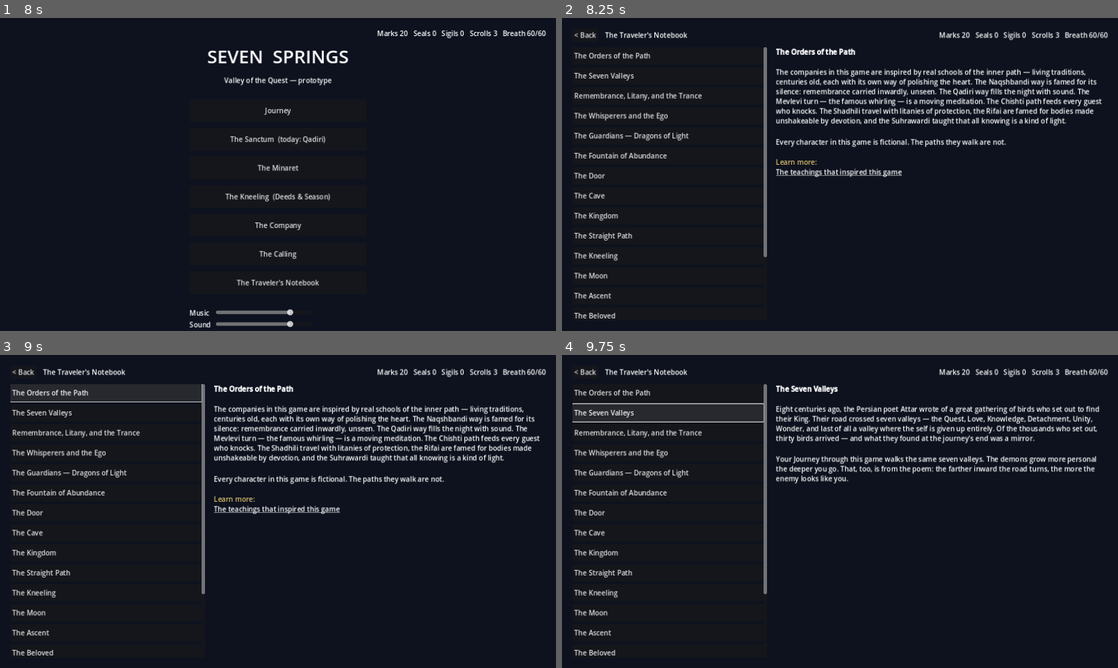
Above: before the commit, frames 1-4 (two rows, left to right).
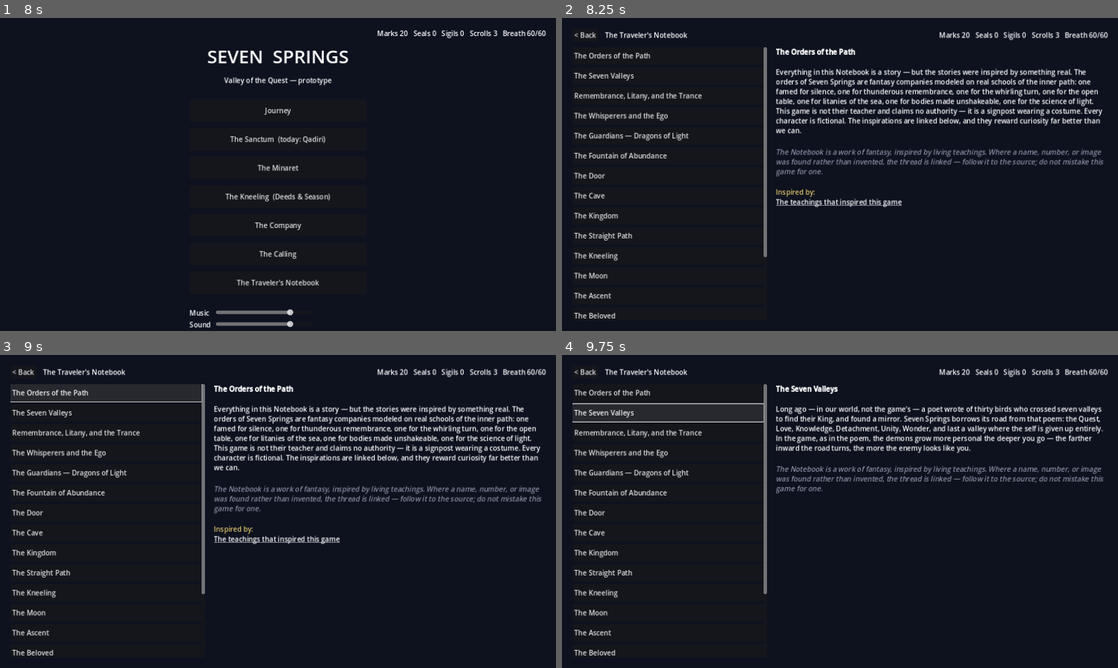
Above: after the commit, the same moments.

Repository: Muhammadan92/SufiGacha
Game: Godot game, scene res://scenes/main.tscn
Two runs of this game, one before a commit and one after it. Both use one fixed random seed, a clock stepped at 60 frames per second and the inputs below.
Inputs:
- Up to frame 1 (8 s): click "Journey" at 0.5 s; click "The Sanctum (today: Qadiri)" at 1.25 s; click "The Minaret" at 2 s; click "The Kneeling (Deeds & Season)" at 2.75 s; click "The Company" at 3.5 s; click "The Calling" at 4.25 s; click "Buy" at 5 s; click "Buy" at 5.75 s; click "Buy" at 6.5 s; click "< Back" at 7.25 s
- Up to frame 2 (8.25 s): click "The Traveler's Notebook" at 8 s
- Up to frame 3 (9 s): click "The Orders of the Path" at 8.75 s
- Up to frame 4 (9.75 s): click "The Seven Valleys" at 9.5 s

Frame 1 is identical in both runs. In frame 2, 7.1% of the frame differs, in the area x 38-98%, y 16-61%; in frame 3, 7.1%; in frame 4, 5.6%.

Commit message:
STRICT lore caveat: inspired-by framing, fantasy voice, structural enforcement
Per decision (GDD 1.1): the game is never a teaching authority — lore
creates curiosity that sends players to the source, it does not teach.
- Every Notebook page now auto-renders the caveat ('a work of fantasy,
  inspired by living teachings... follow the thread to the source; do not
  mistake this game for one') and sources are labeled 'Inspired by' —
  enforced in the codex screen, not per-entry discipline
- All 18 entries rewritten into abstract in-world fantasy voice ('it is
  told', 'the wayfarers of this world', 'the old songs') — no doctrinal
  assertions; numbers and images presented as found, not taught
- One bridge entry (The Orders of the Path) states the inspired-by
  relationship plainly: 'a signpost wearing a costume'
- Policy recorded in GDD 1.1 as a structural rule

Co-Authored-By: Claude Fable 5 <noreply@anthropic.com>

Diff:
--- a/data/codex/moon_01.tres
+++ b/data/codex/moon_01.tres
@@ -7,5 +7,5 @@
 id = &"moon_01"
 title = "The Door"
 order_index = 10
-body = "The year begins in restraint. The first moon is one of the sacred months, in which all fighting was forbidden — the travelers open their year not with noise but with stillness, honoring beginnings by guarding them. Its number is nine: the first veil of the year of light. In this game, the Door opens each new season-year of Seven Springs."
+body = "The year of this world opens through a door. The first season is kept sacred: in the oldest truces no fighting was permitted in it, and so the wayfarers begin their year with restraint — honoring beginnings by guarding them. Its number in the old count is nine, the first veil of the year. The Door opens each new season-year of Seven Springs."
 links = ["Teachings of the First Moon | https://nurmuhammad.com/1-muharram/"]
--- a/data/codex/moon_02.tres
+++ b/data/codex/moon_02.tres
@@ -7,5 +7,5 @@
 id = &"moon_02"
 title = "The Cave"
 order_index = 11
-body = "The second moon belongs to the road and to the cave. The travelers tell of companions who fled a corrupt age and slept in a cave under the Divine mercy — and they teach: when the way darkens, run to the cave of safety, and mercy will find you there. Its number is eighteen, nine doubled, which the teachings tie to the ocean of everlasting life."
+body = "The second season belongs to the road and to the cave. It is told that companions once fled a corrupt age and slept for lifetimes in a cave, sheltered under mercy — and the wayfarers of this world keep the lesson close: when the way darkens, run to the cave of safety, and let mercy find you there. Its number is eighteen: nine, doubled."
 links = ["Teachings of the Second Moon | https://nurmuhammad.com/2-safar/", "The Cave and the Realities of 18 | https://www.nurmuhammad.com/safar-and-the-cave-realities-of-18-the-heart-of-the-divine/"]
--- a/data/codex/moon_03.tres
+++ b/data/codex/moon_03.tres
@@ -7,5 +7,5 @@
 id = &"moon_03"
 title = "The Kingdom"
 order_index = 12
-body = "The third moon carries the year's gentlest weight: in it the Beloved was born, the mercy sent to all the worlds — and the travelers teach that his birth was the birth of creation itself, the first light from which every other light was kindled. Its number is twenty-seven. Companions of the rose orders keep this moon with songs of welcome."
+body = "The third season carries the year's gentlest weight. The old songs of this world remember a birth in it — a light, they say, from which every other light was kindled, and with it a Kingdom not made of land. Its number is twenty-seven. The rose companies keep this season with songs of welcome."
 links = ["Teachings of the Third Moon | https://nurmuhammad.com/3-rabiul-awwal/", "The Birth that Began Creation | https://nurmuhammad.com/the-birth-of-prophet-muhammad-s-is-the-birth-of-creation/"]
--- a/data/codex/moon_04.tres
+++ b/data/codex/moon_04.tres
@@ -7,5 +7,5 @@
 id = &"moon_04"
 title = "The Straight Path"
 order_index = 13
-body = "The fourth moon is the second spring — what was born in the third moon begins to blossom in the fourth. The travelers call it the moon of the heart, when the straight path opens and the heart of all recitation is unveiled. Its number is thirty-six. A moon for tending what has newly begun: young companions, fresh masteries, first steps on the Path."
+body = "In the fourth season the wayfarers speak of a road that runs true — the straight path, opening through the heart. What was born in the third season begins to blossom in the fourth. Its number is thirty-six. A season for tending what has newly begun: young companions, fresh masteries, first steps on the Path."
 links = ["Teachings of the Fourth Moon | https://nurmuhammad.com/4-rabiul-thani/"]
--- a/data/codex/moon_05.tres
+++ b/data/codex/moon_05.tres
@@ -7,5 +7,5 @@
 id = &"moon_05"
 title = "The Kneeling"
 order_index = 14
-body = "The fifth moon is named for hardened ground — the dry season, when nothing seems to grow and the traveler walks on anyway. The teachings honor it as a moon of the great teachers: masters of the golden chain of guides are remembered in it, those who endured …(64 unchanged characters)…
+body = "The fifth season is named for kneeling — the posture of the dry months, when nothing seems to grow and the traveler bows and walks on anyway. In this world it is a season of teachers: the great guides of the golden chain are remembered in it, those who endured …(64 unchanged characters)…
 links = ["Teachings of the Fifth Moon | https://nurmuhammad.com/5-jummadal-awwal/"]
--- a/data/codex/moon_06.tres
+++ b/data/codex/moon_06.tres
@@ -7,5 +7,5 @@
 id = &"moon_06"
 title = "The Moon"
 order_index = 15
-body = "The sixth moon is the second moon of hardened ground, and the travelers teach that the second half of any hardship is where its treasure hides. Provision is buried in dryness the way springs are buried under stone — the whole art is to keep digging. Its number is fifty-four. The midpoint of the year: half the veils behind, half ahead."
+body = "The sixth season carries the calendar's own name: the moon, which rules every month of this world's year. It is the second season of hardened ground, and the wayfarers say the second half of any hardship is where its treasure hides — springs buried under stone, found only by those who keep digging. Its number is fifty-four. The year's midpoint: half the veils behind, half ahead."
 links = ["Teachings of the Sixth Moon | https://nurmuhammad.com/6-jumadal-thani/"]
--- a/data/codex/moon_07.tres
+++ b/data/codex/moon_07.tres
@@ -7,5 +7,5 @@
 id = &"moon_07"
 title = "The Ascent"
 order_index = 16
-body = "The seventh moon, the travelers say, belongs wholly to the Divine — it is called the Month of God. In it the road turns upward: the tradition remembers a night journey beyond the highest veil, and teaches that ascent is offered to every heart in this moon, each according to its longing. Its number is sixty-three. Climb the Minaret in this season."
+body = "In the seventh season, it is told, the road turns upward. The old accounts remember a night journey beyond the highest veil, and the wayfarers hold that some ascent is offered to every heart in this season, each according to its longing. Its number is sixty-three. Climb the Minaret while the season lasts."
 links = ["Teachings of the Seventh Moon | https://nurmuhammad.com/7-rajab/", "Three Moons of Opportunity | https://nurmuhammad.com/immense-opportunities-next-3-months-rajab-shaban-ramadan/"]
--- a/data/codex/moon_08.tres
+++ b/data/codex/moon_08.tres
@@ -7,5 +7,5 @@
 id = &"moon_08"
 title = "The Beloved"
 order_index = 17
-body = "The eighth moon is the bridge to the light. The travelers call it the moon of the Beloved's own keeping, and honor its middle night as a night of salvation, when destinies for the coming year are written anew. Its number is seventy-two. Everything in this moon leans forward — provisions gathered, hearts swept clean, lamps trimmed for what comes next."
+body = "The eighth season belongs to the Beloved — so the old songs name it — and its middle night is kept as a night of mercy, when destinies for the coming year are said to be written anew. Its number is seventy-two. Everything in this season leans forward: provisions gathered, hearts swept clean, lamps trimmed for the Light to come."
 links = ["Teachings of the Eighth Moon | https://nurmuhammad.com/tag/shaban/"]
--- a/data/codex/moon_09.tres
+++ b/data/codex/moon_09.tres
@@ -7,5 +7,5 @@
 id = &"moon_09"
 title = "The Light"
 order_index = 18
-body = "The ninth moon is the crown of the year. The travelers fast its days — hunger of the body, feast of the soul — and seek near its end a hidden night said to outweigh years of ordinary time. Its number is eighty-one, nine times nine: light upon light. In Seven Springs this is the generosity season: gifts given, burdens lightened, nothing sold with pressure."
+body = "The ninth season is the crown of the year. The wayfarers fast its days — hunger of the body, feast of the soul — and seek near its end a hidden night said to outweigh years of ordinary time. Its number is eighty-one: nine nines, light upon light. In Seven Springs it is the season of generosity: gifts given, burdens lightened, nothing sold with pressure."
 links = ["Teachings of the Ninth Moon | https://nurmuhammad.com/9-ramadan/"]
--- a/data/codex/moon_10.tres
+++ b/data/codex/moon_10.tres
@@ -7,5 +7,5 @@
 id = &"moon_10"
 title = "The Binary Code"
 order_index = 19
-body = "The tenth season carries a secret hidden in plain sight: ten is a one and a dot — the same two signs this world calls binary code, the language running beneath every machine. The teachings say the code's truth is not one-and-zero but on and off; and deeper still, that there is no off — everything is always receiving. The traveler's work in this season is to become the dot: small as dust before the One, for only the dot stands in that presence without adding to it. The season opens with festival — rejoice, give thanks, then practice becoming nothing."
+body = "The tenth season hides its secret in plain sight: ten is a one and a dot — the same two signs this world's machines call binary code. It is told the code's truth is not one-and-zero but on and off, and deeper still that there is no off: everything is always receiving. The wayfarer's work in this season is to become the dot — small as dust before the One, for only the dot stands in that presence without adding to it. The season opens with festival: rejoice, give thanks, then practice becoming nothing."
 links = ["Teachings of the Tenth Season | https://nurmuhammad.com/10-shawwal/", "The Power of 10 and the Binary Code | https://nurmuhammad.com/shawwal-power-of-the-number-10-binary-code/"]
--- a/data/codex/moon_11.tres
+++ b/data/codex/moon_11.tres
@@ -7,5 +7,5 @@
 id = &"moon_11"
 title = "The Shaking"
 order_index = 20
-body = "The eleventh season is named for the earthquake: nine elevens are ninety-nine, and the ninety-ninth chapter is the Shaking. The teachings say what is hidden in the earth comes out only when the earth is shaken — and the soul is no different: every buried reality waits for the tremor that brings it to light. Eleven is also the Divine Mirror, one standing before one. So the travelers meet this season's shaking as a mercy: hold to patience — the ninety-ninth name — and let what is hidden in you be shaken loose and shown."
+body = "The eleventh season is named for the earthquake of the old count: nine elevens are ninety-nine, and its chapter is the Shaking. What is hidden in the earth comes out only when the earth is shaken — and the soul, the wayfarers say, is no different: every buried reality waits for the tremor that brings it to light. Eleven is also the mirror, one standing before one. Meet the tremor as a mercy: hold to patience, and let what is hidden in you be shown."
 links = ["Teachings of the Eleventh Season | https://nurmuhammad.com/dhulqidah/", "The Divine Mirror and the Power of 99 | https://nurmuhammad.com/divine-mirror-realities-of-11-power-of-99-zalzalah-earthquake/"]
--- a/data/codex/moon_12.tres
+++ b/data/codex/moon_12.tres
@@ -7,5 +7,5 @@
 id = &"moon_12"
 title = "The Fountain"
 order_index = 21
-body = "The twelfth moon completes the count: twelve nines are one hundred and eight, and at the hundred-and-eighth step, the teachings say, stands the Fountain of Abundance — the inexhaustible gift at the end of every true road. Pilgrims travel in this moon; sacrifice is offered; the year pours itself out and is refilled. Where the Seven Valleys end, this moon points. One day, the game will take you there."
+body = "The twelfth season completes the count: twelve nines are one hundred and eight, and at the hundred-and-eighth step stands the Fountain — the inexhaustible gift at the end of every true road. Pilgrims of this world travel in it; the year pours itself out and is refilled. Where the Seven Valleys end, this season points. One day, the game will take you there."
 links = ["Teachings of the Twelfth Moon | https://nurmuhammad.com/12-dhul_hijjah/", "The Mystical Number 108 | https://nurmuhammad.com/mystical-number-108-kawthar-haq-and-reality-of-sacrifice/"]
--- a/data/codex/remembrance.tres
+++ b/data/codex/remembrance.tres
@@ -7,5 +7,5 @@
 id = &"remembrance"
 title = "Remembrance, Litany, and the Trance"
 order_index = 3
-body = "The abilities in this game borrow their names from real practice. A litany is a set devotion returned to daily, the way a river returns to its bed. Remembrance is the heart of the whole path: the practice of keeping the Divine in mind until forgetting becomes the stranger and remembering becomes home. And what the game calls a Trance points at something the tradition describes carefully — a state that arrives as a gift, not a possession, lifting the traveler briefly beyond their own strength.\n\nFervor, the golden bar that fills as your companions endure, is their aspiration — the will that gathers until it overflows."
+body = "In this world, a litany is a small devotion returned to daily, the way a river returns to its bed. Remembrance is the practice of keeping the Light in mind until forgetting becomes the stranger and remembering becomes home. And a Trance is a state that arrives as a gift, never a possession — lifting a companion briefly beyond their own strength. Fervor, the golden bar, is aspiration gathering until it overflows. These are fantasy mechanics — but their names were borrowed from a real vocabulary of the heart, and the threads below lead to it."
 links = ["The teachings that inspired this game | https://nurmuhammad.com"]
--- a/data/codex/the_fountain.tres
+++ b/data/codex/the_fountain.tres
@@ -7,5 +7,5 @@
 id = &"the_fountain"
 title = "The Fountain of Abundance"
 order_index = 6
-body = "Travelers of the path speak of a fountain at the end of all roads — an abundance that cannot be exhausted, given to the one who has given everything away. The teachings that inspired this game map the road to it through twelve veils, one for each moon of the year, twelve nines — one hundred and eight — and at the hundred-and-eighth step, the Fountain.\n\nWhere the Seven Valleys end, another road begins. The springs you guard have a source. One day, this game will take you there."
+body = "Travelers in this world speak of a fountain at the end of all roads — an abundance that cannot be exhausted, given to the one who has given everything away. The count that leads there is twelve nines: one hundred and eight steps, and at the last of them, the Fountain. That number was found, not invented — the thread is below. Where the Seven Valleys end, another road begins. One day, this game will take you there."
 links = ["The Mystical Number 108 | https://nurmuhammad.com/mystical-number-108-kawthar-haq-and-reality-of-sacrifice/", "The Twelfth Month | https://nurmuhammad.com/12-dhul_hijjah/"]
--- a/data/codex/the_guardians.tres
+++ b/data/codex/the_guardians.tres
@@ -7,5 +7,5 @@
 id = &"the_guardians"
 title = "The Guardians — Dragons of Light"
 order_index = 5
-body = "In this game, dragons fight beside you — and that is not an invention. The tradition that inspired Seven Springs teaches of spiritual dragons as protectors of the faithful, and tells of a prophet's staff that became a great serpent and devoured every illusion the sorcerers had spun. In the old miniature paintings of Persia, the serpent-dragon coils through the margins of sacred stories.\n\nSo the Guardians of the Springs guard. Their power in the game is protection and the devouring of falsehood — never conquest. Seven springs; seven Guardians. You have met the first."
+body = "In Seven Springs, dragons fight beside you. Each is the ancient protector of one of the seven springs, and their power is guarding and the devouring of falsehood — never conquest. We did not invent the image from nothing: we found old accounts of protecting dragons, and of a staff that became a great serpent and swallowed every illusion the sorcerers had spun — and we built a fantasy on that foundation. Seven springs; seven Guardians. You have met the first. Where we found the image is linked below."
 links = ["Spiritual Dragons Protecting Believers | https://nurmuhammad.com/spiritual-dragons-protecting-believers-sufi-meditation-center/?playlist=17074", "Thuban and the Fiery Guardian | https://nurmuhammad.com/thuban-and-the-fiery-guardian-sayyidina-malik-as/"]
--- a/data/codex/the_path.tres
+++ b/data/codex/the_path.tres
@@ -7,5 +7,5 @@
 id = &"the_path"
 title = "The Orders of the Path"
 order_index = 1
-body = "The companies in this game are inspired by real schools of the inner path — living traditions, centuries old, each with its own way of polishing the heart. The Naqshbandi way is famed for its silence: remembrance carried inwardly, unseen. The Qadiri way fills the night with sound. The Mevlevi turn — the famous whirling — is a moving meditation. The Chishti path feeds every guest who knocks. The Shadhili travel with litanies of protection, the Rifai are famed for bodies made unshakeable by devotion, and the Suhrawardi taught that all knowing is a kind of light.\n\nEvery character in this game is fictional. The paths they walk are not."
+body = "Everything in this Notebook is a story — but the stories were inspired by something real. The orders of Seven Springs are fantasy companies modeled on real schools of the inner path: one famed for silence, one for thunderous remembrance, one for the whirling turn, one for the open table, one for litanies of the sea, one for bodies made unshakeable, one for the science of light. This game is not their teacher and claims no authority — it is a signpost wearing a costume. Every character is fictional. The inspirations are linked below, and they reward curiosity far better than we can."
 links = ["The teachings that inspired this game | https://nurmuhammad.com"]
--- a/data/codex/the_valleys.tres
+++ b/data/codex/the_valleys.tres
@@ -7,5 +7,5 @@
 id = &"the_valleys"
 title = "The Seven Valleys"
 order_index = 2
-body = "Eight centuries ago, the Persian poet Attar wrote of a great gathering of birds who set out to find their King. Their road crossed seven valleys — the Quest, Love, Knowledge, Detachment, Unity, Wonder, and last of all a valley where the self is given up entirely. Of the thousands who set out, thirty birds arrived — and what they found at the journey's end was a mirror.\n\nYour Journey through this game walks the same seven valleys. The demons grow more personal the deeper you go. That, too, is from the poem: the farther inward the road turns, the more the enemy looks like you."
+body = "Long ago — in our world, not the game's — a poet wrote of thirty birds who crossed seven valleys to find their King, and found a mirror. Seven Springs borrows its road from that poem: the Quest, Love, Knowledge, Detachment, Unity, Wonder, and last a valley where the self is given up entirely. In the game, as in the poem, the demons grow more personal the deeper you go — the farther inward the road turns, the more the enemy looks like you."
 links = []
--- a/data/codex/the_whisperers.tres
+++ b/data/codex/the_whisperers.tres
@@ -7,5 +7,5 @@
 id = &"the_whisperers"
 title = "The Whisperers and the Ego"
 order_index = 4
-body = "The enemies of this game are not people, and never will be. They are the whisperers — the small gnawing voices of doubt, and behind them the great adversary the tradition calls the lower self: the ego, the commanding self that must be tamed valley by valley.\n\nThe travelers of the path wrote about this enemy with startling honesty. It does not fight fair. It flatters, it delays, it argues. It grows grander the closer you come to the end of the road — which is why the final Vice wears a crown. Pride is the ego's favorite disguise, because it can wear even your victories."
+body = "The enemies of this world are not people, and never will be. They are the whisperers — small gnawing voices of doubt — and behind them the great adversary: the ego, the commanding self, tamed only valley by valley. It does not fight fair. It flatters, it delays, it argues. It grows grander the closer you come to the end of the road — which is why the final Vice wears a crown. Pride can wear even your victories."
 links = []
--- a/scripts/screens/codex_screen.gd
+++ b/scripts/screens/codex_screen.gd
@@ -45,8 +45,12 @@
 	sfx("ui_tap")
 	game.deed_event("codex")
 	var text := "[b]%s[/b]\n\n%s" % [entry.title, entry.body]
+	# STRICT lore caveat (GDD §1.1): every page carries the fantasy framing,
+	# and sources are always "Inspired by" — this game teaches nothing;
+	# it points.
+	text += "\n\n[i][color=#8a8fa3]The Notebook is a work of fantasy, inspired by living teachings. Where a name, number, or image was found rather than invented, the thread is linked — follow it to the source; do not mistake this game for one.[/color][/i]"
 	if not entry.links.is_empty():
-		text += "\n\n[color=#dec06b]Learn more:[/color]"
+		text += "\n\n[color=#dec06b]Inspired by:[/color]"
 		for link in entry.links:
 			var parts: PackedStringArray = str(link).split("|")
 			if parts.size() == 2:
Not shown, changed: GDD.md
